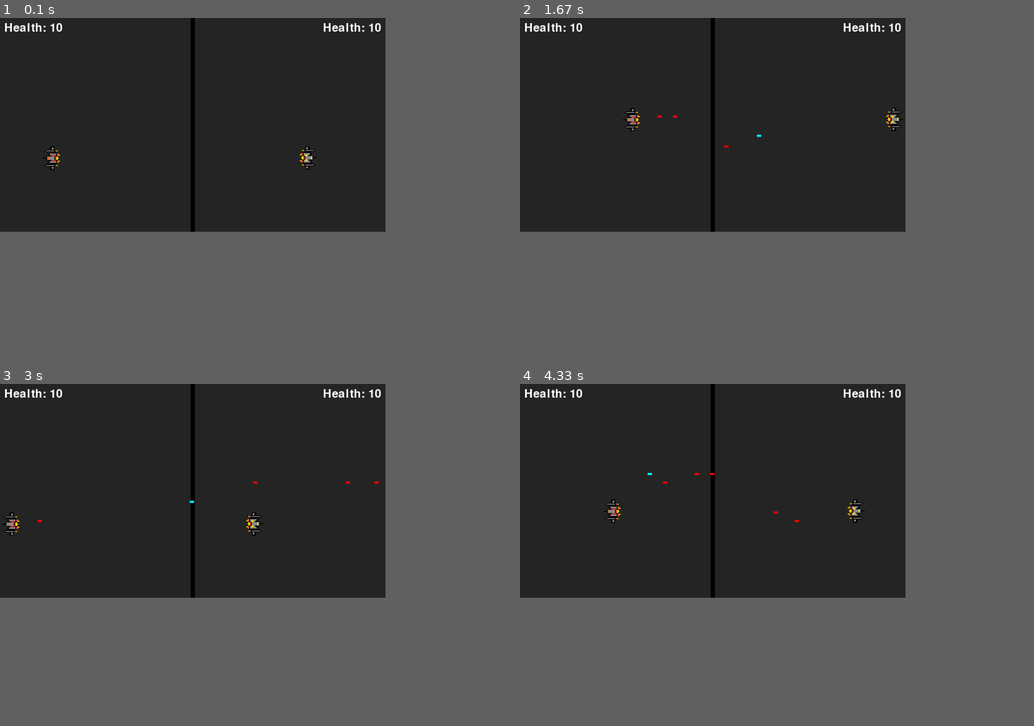
Above: before the commit, frames 1-4 (two rows, left to right).
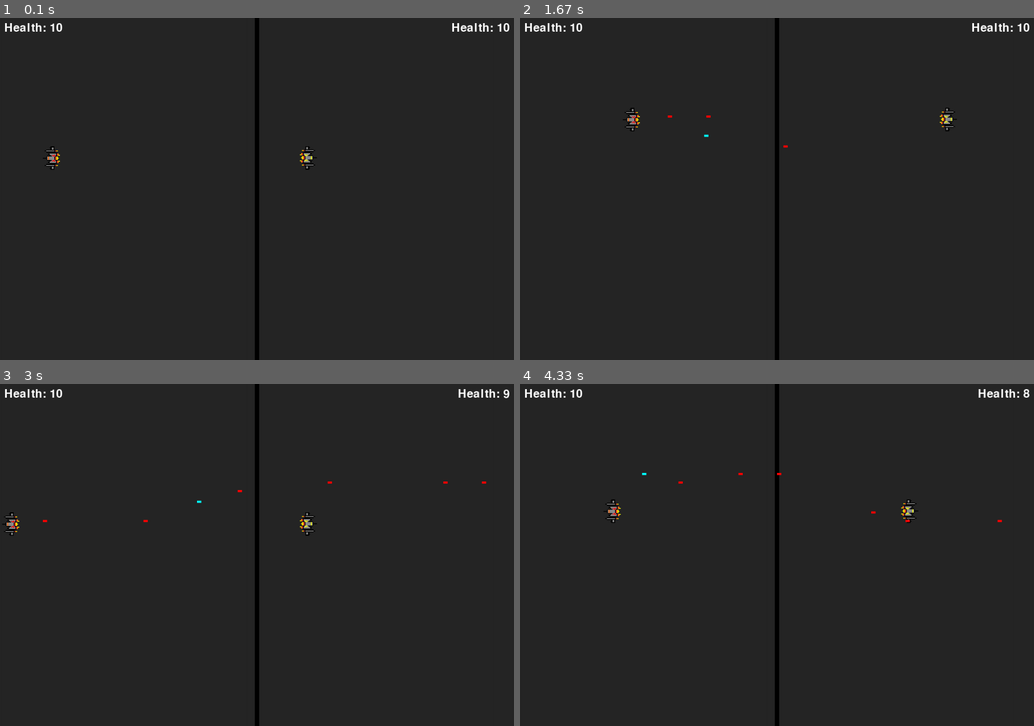
Above: after the commit, the same moments.

Repository: samidmunir/main-2025
Game: pygame game, started from Tutorials/pygame-90-mins-tech-with-tim/main.py
Same seed, same stepped clock (60 frames per second), same inputs: the game is played once before the commit and once after it.
Inputs:
- Up to frame 1 (0.1 s): no input
- Up to frame 2 (1.67 s): hold Right 0.33-0.8 s; hold Up 0.83-1.13 s; hold W 0.83-1.13 s; tap F at 0.9, 1.23, 1.53 s; tap . at 0.98 s; hold Right 1.17-1.63 s; hold D 1.17-1.63 s
- Up to frame 3 (3 s): hold Left 1.67-2.2 s; hold A 1.67-2.2 s; tap F at 1.73, 2.03, 2.3, 2.63, 2.93 s; hold Down 2.23-2.53 s; hold S 2.23-2.53 s; tap . at 2.38 s; hold Left 2.57-2.97 s; hold A 2.57-2.97 s
- Up to frame 4 (4.33 s): hold Up 3-3.37 s; hold W 3-3.37 s; tap F at 3.07, 3.47, 3.77, 4.13 s; hold Right 3.4-4.03 s; hold D 3.4-4.03 s; tap . at 3.55 s; hold Down from 4.07 s (still down); hold S from 4.07 s (still down)
In our replay, the window is 675x375 before the commit and 900x600 after it. These sizes can differ from the game's own. Grey fills any space a smaller window leaves; there, only what the larger window draws over its background counts as a difference.

The runs differ from the first frame. In frame 1, 1.7% of the frame differs, in the area x 37-100%, y 0-100%; in frame 2, 1.9%; in frame 3, 1.9%; in frame 4, 1.9%, in the area x 23-100%, y 0-100%.

Commit message:
pygame-90-mins-tutorial from techwithtim complete

Diff:
--- a/Tutorials/pygame-90-mins-tech-with-tim/main.py
+++ b/Tutorials/pygame-90-mins-tech-with-tim/main.py
@@ -3,7 +3,7 @@
 pygame.font.init()
 pygame.mixer.init()
 ######################################################################
-WIDTH, HEIGHT = 900, 500
+WIDTH, HEIGHT = 1200, 800
 WINDOW = pygame.display.set_mode((WIDTH, HEIGHT))
 HEALTH_FONT = pygame.font.SysFont('comicsans', 40)
 WINNER_FONT = pygame.font.SysFont('comicsans', 100)
@@ -12,8 +12,8 @@
 pygame.display.set_caption("Space Invaders")
 FPS = 60
 VELOCITY = 5
-BULLET_VELOCITY = 7
-MAX_BULLETS = 5
+BULLET_VELOCITY = 10
+MAX_BULLETS = 10
 
 # New USEREVENTS for bullet collision detection.
 YELLOW_HIT = pygame.USEREVENT + 1
